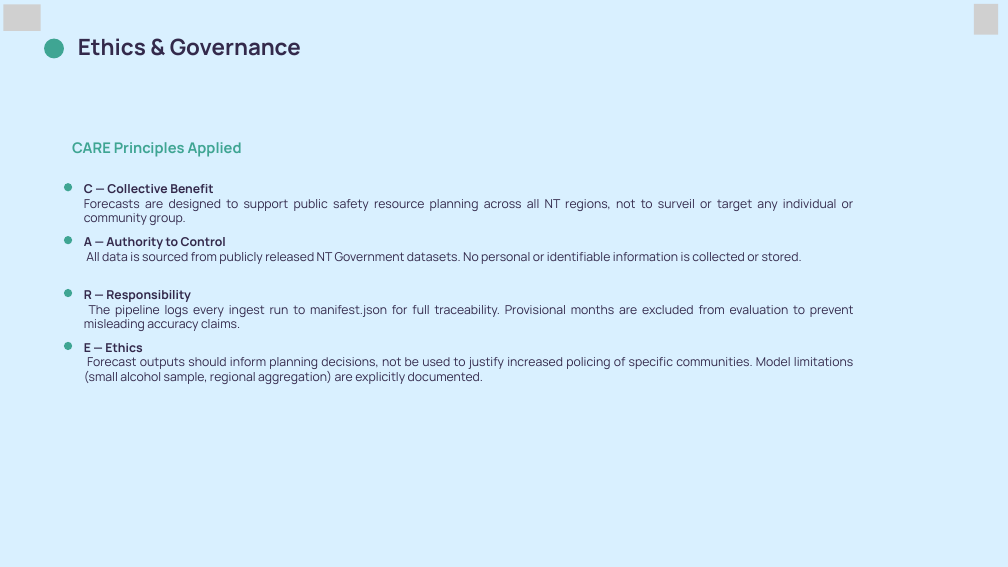
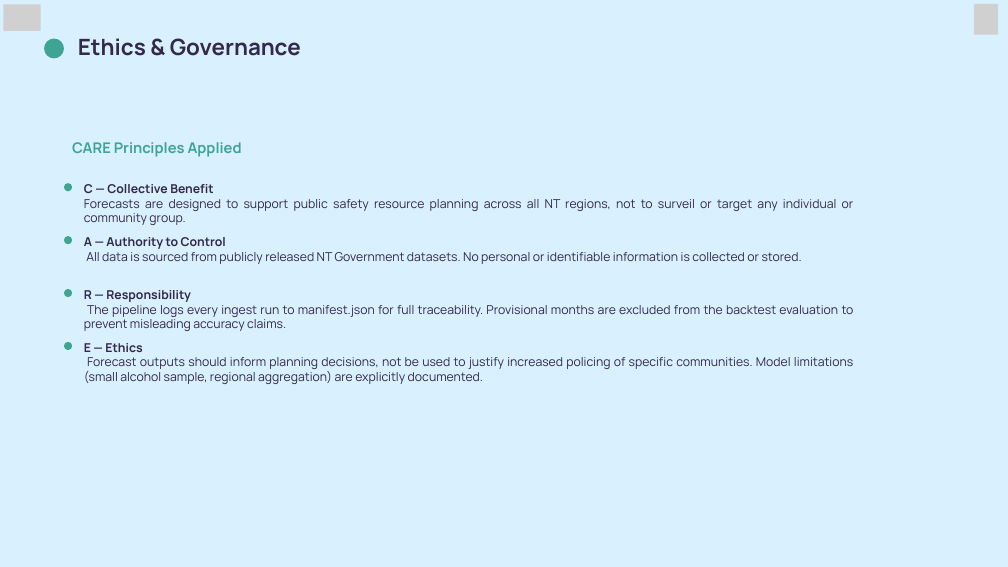
Before and after one commit to HendrickDang/PRT661-DATA-SCIENCE-PRACTICE, a slide deck: slide 16 of Reports/PRT661_Assessment_3.pptx. Drawn at 1008x567 pixels with LibreOffice and Linux fonts; fonts in the diff are those of the drawing; grey boxes stand for pictures. Boxes give left, top, right and bottom in pixels: in the first picture for what was removed or moved away, otherwise in the second. Text is boxed around its words. In the diff, an @@ line names an element or a change of style, - is before the commit and + after.

```diff
--- a/Reports/PRT661_Assessment_3.pptx
+++ b/Reports/PRT661_Assessment_3.pptx
@@ text at (x1=84, y1=305, x2=854, y2=331): text changed @@
-The pipeline logs every ingest run to manifest.json for full traceability. Provisional months are excluded from evaluation to prevent misleading accuracy claims.
+The pipeline logs every ingest run to manifest.json for full traceability. Provisional months are excluded from the backtest evaluation to prevent misleading accuracy claims.
```
Also in this commit, not shown: 1 other slide changed.
